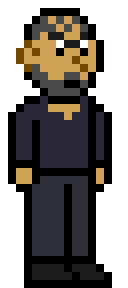
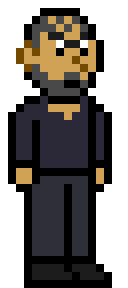
Layer changes from the first 128px x 288px image to the second:
painted on "Arrière-plan" over [32, 40, 40, 48]
